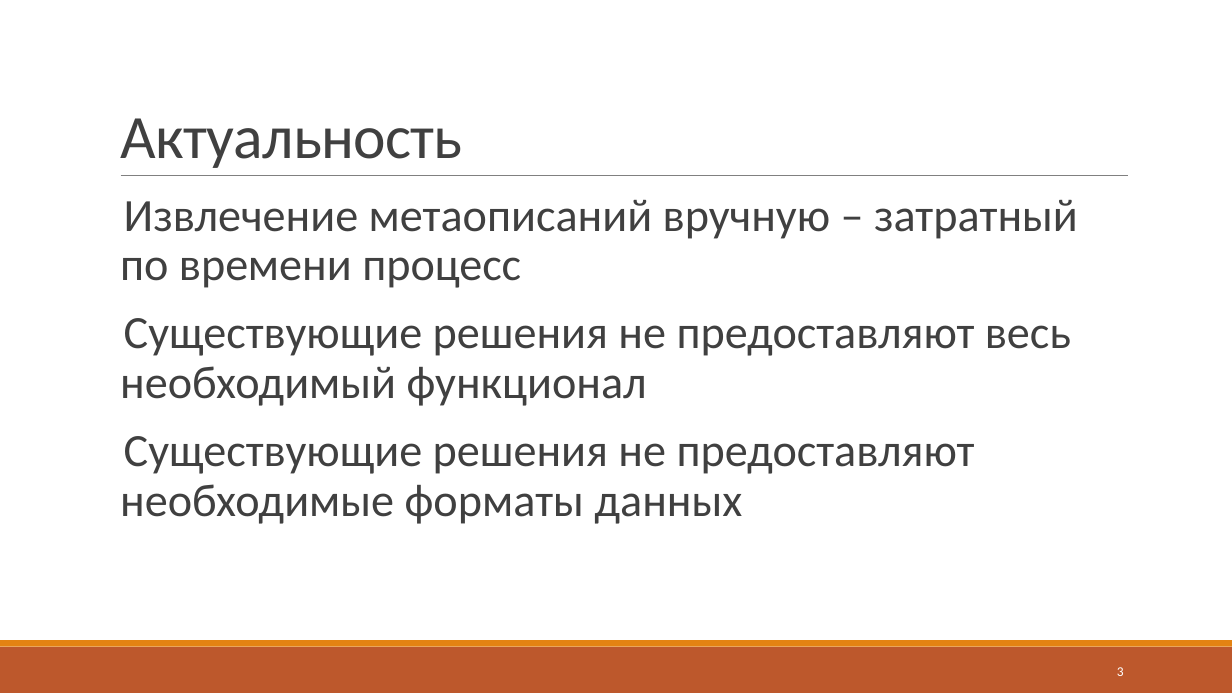
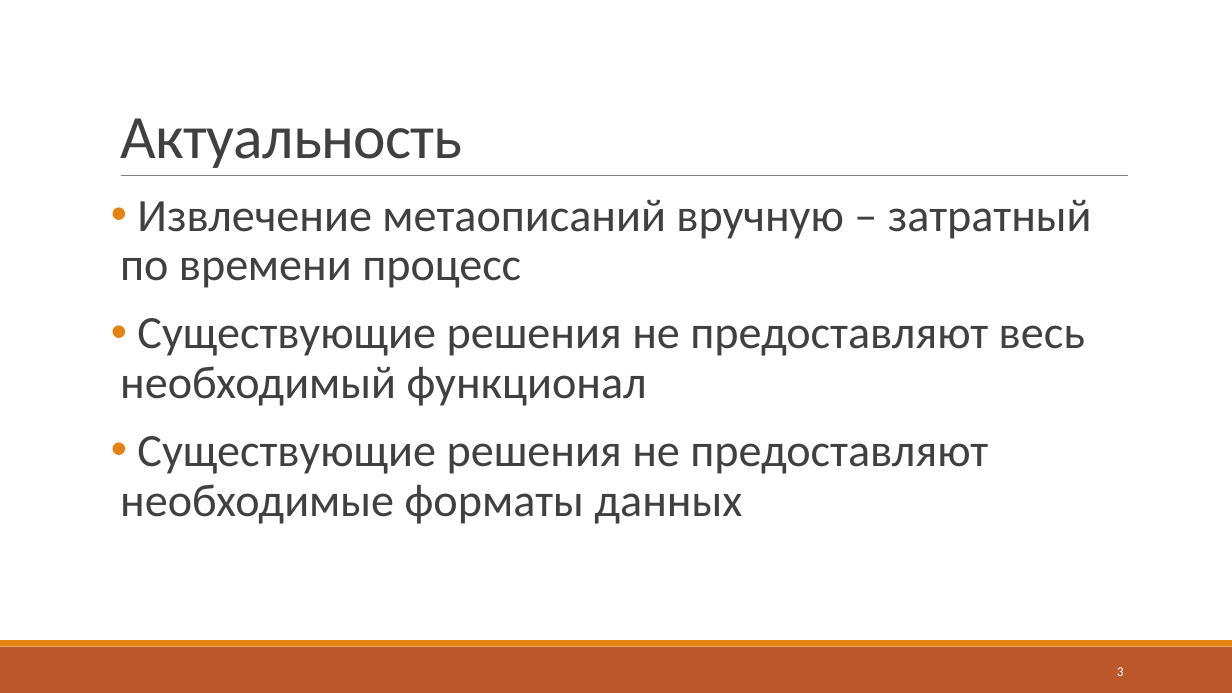
Before and after one commit to J-CITY/METADATA-EXTRACTOR, a slide deck: slide 3 of report.pptx. Drawn at 1232x693 pixels with LibreOffice and Linux fonts; fonts in the diff are those of the drawing. Boxes give left, top, right and bottom in pixels: in the first picture for what was removed or moved away, otherwise in the second. Text is boxed around its words. In the diff, an @@ line names an element or a change of style, - is before the commit and + after.

```diff
--- a/report.pptx
+++ b/report.pptx
@@ text "Извлечение метаописаний вручную – затратный ..." at <box>120,200,1092,524</box>: bullet   to • @@
```
Also in this commit, not shown: 2 other slides changed, 2 other files.
